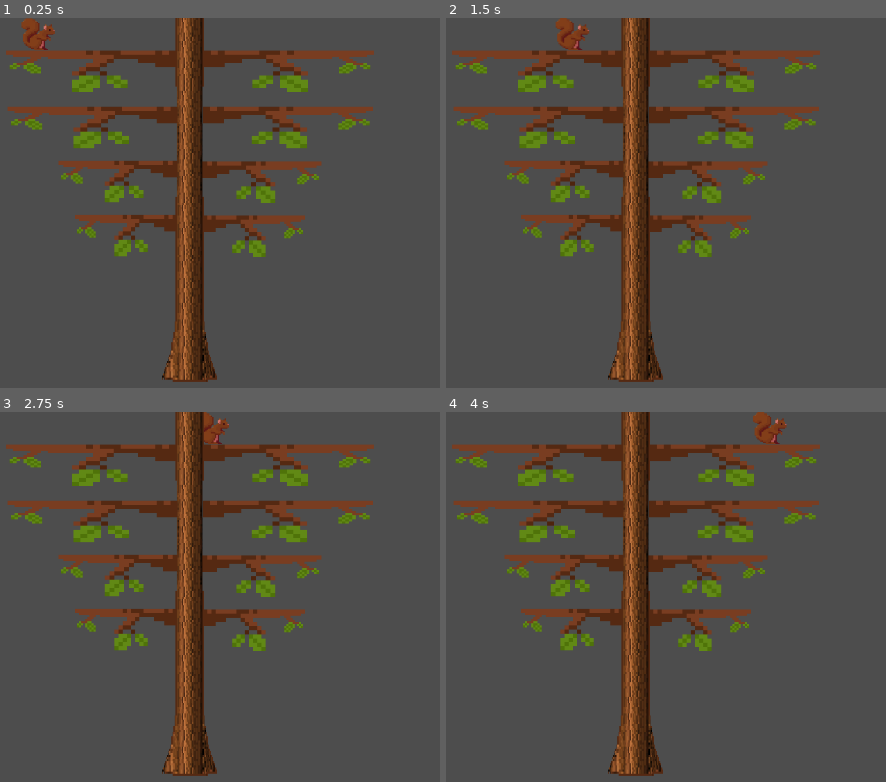
Above: before the commit, frames 1-4 (two rows, left to right).
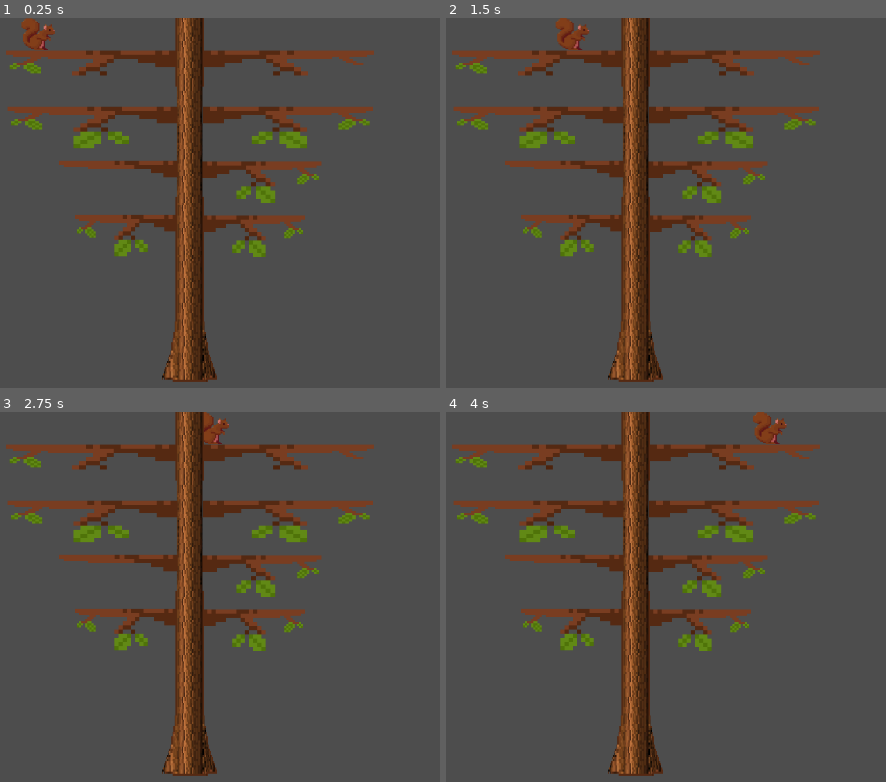
Above: after the commit, the same moments.

Repository: Ike-l/Something-Nutty
Game: Godot game, scene res://scenes/environment.tscn
Same seed, same stepped clock (60 frames per second), same inputs: the game is played once before the commit and once after it.
Inputs:
- Up to frame 1 (0.25 s): no input
- Up to frame 2 (1.5 s): tap Enter (ui_accept) at 0.5, 0.77 s; hold D (move_right) from 0.53 s (still down); tap F (launch_acorn) at 0.6, 1.35 s
- Up to frame 3 (2.75 s): tap Enter (ui_accept) at 1.52 s; release D (move_right) at 2.03 s; hold L (move_left) from 2.03 s (still down); tap F (launch_acorn) at 2.1 s
- Up to frame 4 (4 s): tap Enter (ui_accept) at 2.75, 3.02, 3.77 s; release L (move_left) at 2.78 s; hold D (move_right) from 2.78 s (still down); tap F (launch_acorn) at 2.85, 3.6 s

The runs differ from the first frame. In frame 1, 1.4% of the frame differs, in the area x 13-85%, y 12-50%; in frame 2, 1.4%; in frame 3, 1.4%; in frame 4, 1.4%.

Commit message:
branch variants

Diff:
--- a/scenes/Branches.tscn
+++ b/scenes/Branches.tscn
@@ -1,6 +1,9 @@
-[gd_scene load_steps=10 format=3 uid="uid://eof2l0m70uh6"]
+[gd_scene load_steps=13 format=3 uid="uid://eof2l0m70uh6"]
 
+[ext_resource type="Texture2D" uid="uid://cijo1svyqia6p" path="res://assets/BranchEndLeaves.png" id="1_pikbw"]
 [ext_resource type="Texture2D" uid="uid://b8hnc100yr54d" path="res://assets/longBranch.png" id="1_wr6xk"]
+[ext_resource type="Texture2D" uid="uid://ui1ugkwsu5y4" path="res://assets/BranchTwigs.png" id="2_fqdss"]
+[ext_resource type="Texture2D" uid="uid://dngijidrp24kv" path="res://assets/BranchNoTwigs.png" id="3_dgup6"]
 
 [sub_resource type="RectangleShape2D" id="RectangleShape2D_fqdss"]
 size = Vector2(214, 24)
@@ -34,9 +37,9 @@
 shape = SubResource("RectangleShape2D_fqdss")
 
 [node name="Sprite2D" type="Sprite2D" parent="RigidBody2D0/CollisionShape2D"]
-position = Vector2(17, -6)
+position = Vector2(-18, 6)
 scale = Vector2(-0.5, 0.3)
-texture = ExtResource("1_wr6xk")
+texture = ExtResource("1_pikbw")
 
 [node name="RigidBody2D1" type="StaticBody2D" parent="."]
 
@@ -44,9 +47,9 @@
 shape = SubResource("RectangleShape2D_wr6xk")
 
 [node name="Sprite2D" type="Sprite2D" parent="RigidBody2D1/CollisionShape2D"]
-position = Vector2(-17, -6)
+position = Vector2(18, 6)
 scale = Vector2(0.5, 0.3)
-texture = ExtResource("1_wr6xk")
+texture = ExtResource("2_fqdss")
 
 [node name="RigidBody2D2" type="StaticBody2D" parent="."]
 
@@ -74,9 +77,9 @@
 shape = SubResource("RectangleShape2D_22pnw")
 
 [node name="Sprite2D" type="Sprite2D" parent="RigidBody2D4/CollisionShape2D"]
-position = Vector2(17, -6)
+position = Vector2(-7, 6)
 scale = Vector2(-0.35, 0.3)
-texture = ExtResource("1_wr6xk")
+texture = ExtResource("3_dgup6")
 
 [node name="RigidBody2D5" type="StaticBody2D" parent="."]
 
Not shown, added: assets/BranchEndLeaves.png.import
Not shown, added: assets/BranchNoTwigs.png.import
Not shown, added: assets/BranchTwigs.png.import
